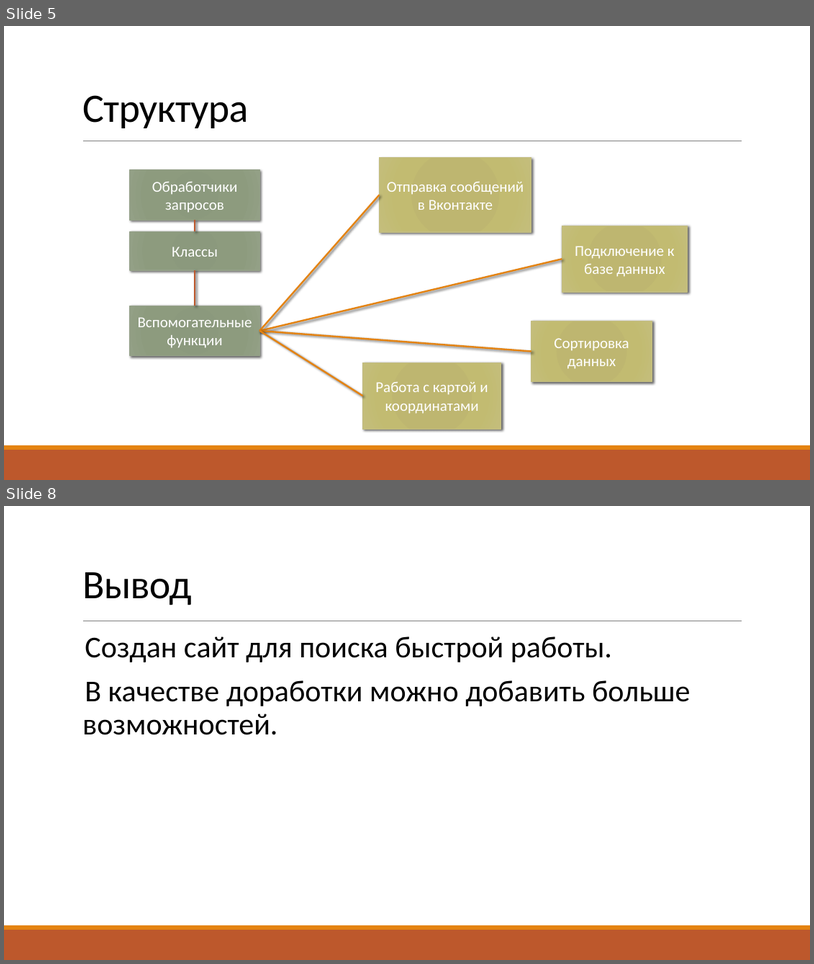
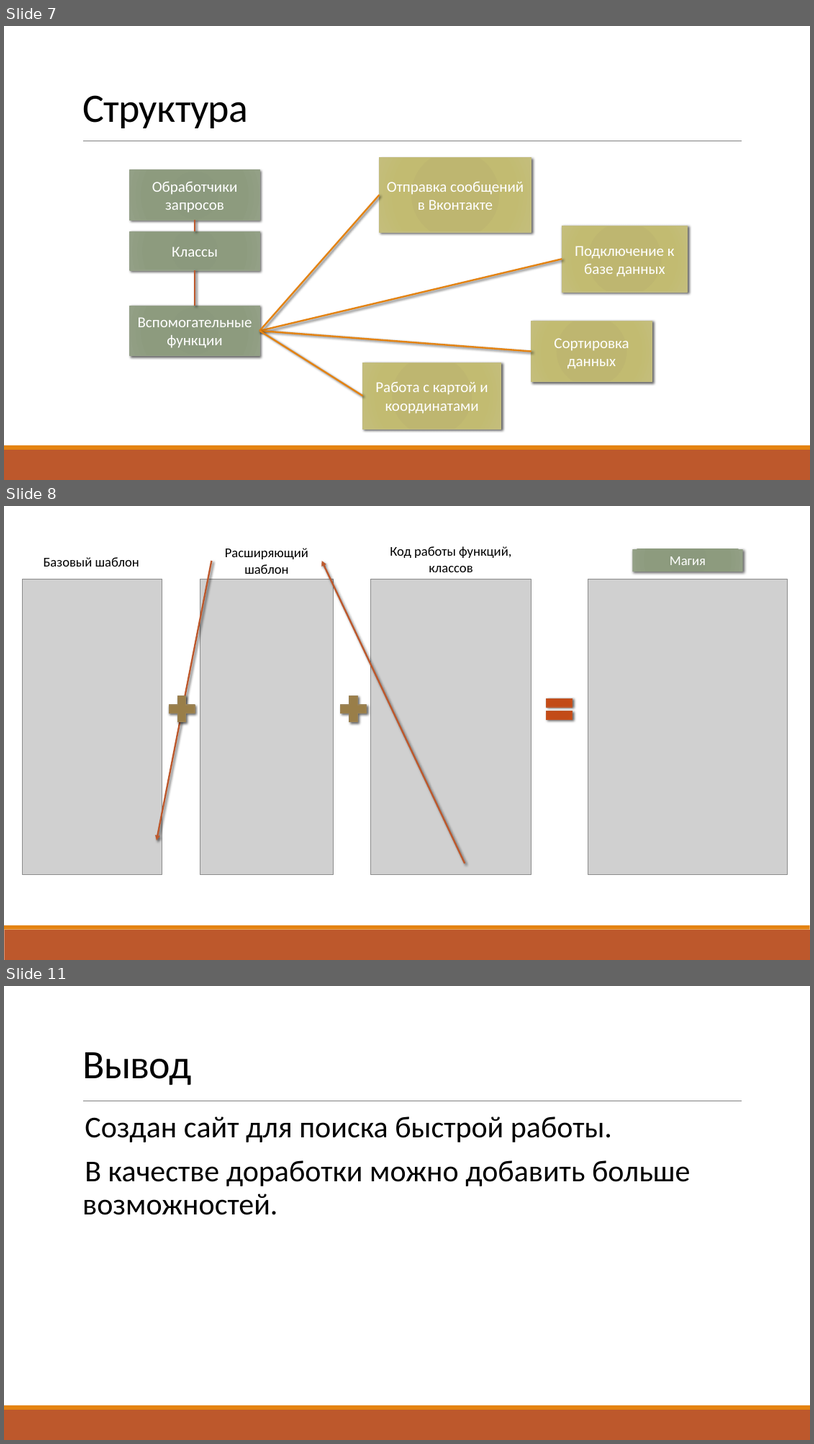
Before and after one commit to tsemkaloalena/web_project, a slide deck: Презентация.pptx. Shown one above the other, each under a label of ours: slides 5 and 8 before the commit, slides 7, 8 and 11 after it; the slides between them are not shown. The pictures are 814x964 and 814x1444 pixels, drawn with LibreOffice and Linux fonts; fonts in the diff are those of the drawing; grey boxes stand for pictures. Boxes give left, top, right and bottom in pixels: in the first picture for what was removed or moved away, otherwise in the second. Text is boxed around its words. In the diff, an @@ line names an element or a change of style, - is before the commit and + after.

```diff
--- a/Презентация.pptx
+++ b/Презентация.pptx
@@ slide 8 added at (x1=4, y1=506, x2=810, y2=960), background #FFFFFF; not listed: 2 template elements that a slide beside it also shows @@
@@ text added at (x1=225, y1=548, x2=309, y2=574), 16 pt, text #000000 @@
+Расширяющий шаблон
@@ text added at (x1=390, y1=546, x2=512, y2=572), 16 pt, text #000000 @@
+Код работы функций, классов
@@ text added at (x1=44, y1=557, x2=139, y2=566), 16 pt, text #000000 @@
+Базовый шаблон
@@ arrow added from (211, 561) to (157, 840), #BD582C 2 pt @@
@@ arrow added from (465, 863) to (322, 561), #BD582C 2 pt @@
@@ rectangle added at (x1=633, y1=549, x2=743, y2=572), fill gradient #8A987B to #8B997D to #8D9C7E to #94A187, 16 pt, text #FFFFFF @@
+Магия
@@ picture added at (x1=23, y1=579, x2=162, y2=874) @@
@@ picture added at (x1=201, y1=579, x2=334, y2=874) @@
@@ picture added at (x1=371, y1=579, x2=532, y2=874) @@
@@ picture added at (x1=589, y1=579, x2=788, y2=874) @@
@@ plus sign added at (x1=165, y1=691, x2=199, y2=726), fill gradient #9A7D48 to #9A7E4A to #9E8049 to #9E8454, outline #9B8357 1 pt @@
@@ plus sign added at (x1=336, y1=691, x2=371, y2=726), fill gradient #9A7D48 to #9A7E4A to #9E8049 to #9E8454, outline #9B8357 1 pt @@
@@ math equal added at (x1=543, y1=691, x2=578, y2=726), fill gradient #C44A15 to #C34C18 to #C94C15 to #C45525, outline #BD582C 1 pt @@
@@ what was slide 5 is now slide 7 @@
@@ what was slide 8 is now slide 11 @@
```
Also in this commit, not shown: 1 slide changed, 2 other slides added, 3 other files.
